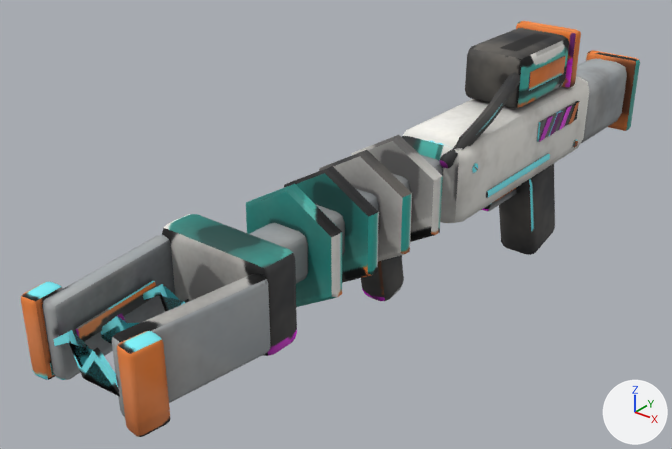
An edit to the FBX model art/gear/disruptor/disruptor.fbx, drawn before and after from the same camera.
Camera for both pictures: a 50 mm lens placed at (0.017, -0.0269, 0.0195), pointed at (-0.0025, -0.0026, 0.0044). The axes (+X, +Y, +Z) are drawn at lower right. The lights are the same throughout. The picture after the commit comes second. Where no turn or scale is listed for an object, it has been applied to the vertices.

The older version as bpy lines, for what is in view:
```python
me_glow = bpy.data.meshes.new('Glow')
me_glow.from_pydata(...)  # 260 vertices, 490 faces; spans x -0.0016..0.0016, y -0.0157..0.0064, z 0.0052..0.0069
me_glow.materials.append(mat_disruptor)  # picture img_disruptor_color_png
me_handle = bpy.data.meshes.new('Handle')
me_handle.from_pydata(...)  # 1040 vertices, 1760 faces; spans x -0.0023..0.0023, y -0.0159..0.0159, z 0.0..0.0094
me_handle.materials.append(mat_disruptor)  # picture img_disruptor_color_png
# before: 141 (0.0017, -0.0057, 0.0073) at pixel (378, 211), 143 (-0.0017, -0.0057, 0.0073), 144 (-0.0017, -0.0057, 0.0053), 145 (0.0, -0.0057, 0.0043), 159 (0.0017, -0.0062, 0.0073) at pixel (368, 216)
# before: 161 (-0.0017, -0.0062, 0.0073) at pixel (284, 188), 162 (-0.0017, -0.0062, 0.0053), 163 (0.0, -0.0062, 0.0043)
me_mag = bpy.data.meshes.new('Mag')
me_mag.from_pydata(...)  # 168 vertices, 298 faces; spans x -0.0014..0.0014, y 0.00381..0.00861, z 0.00773..0.01013
me_mag.materials.append(mat_disruptor)  # picture img_disruptor_color_png
ob_glow = bpy.data.objects.new('Glow', me_glow)
ob_glow.location = (0.0, 0.0, 0.0)
ob_handle = bpy.data.objects.new('Handle', me_handle)
ob_handle.location = (0.0, 0.0, 0.0)
ob_mag = bpy.data.objects.new('Mag', me_mag)
ob_mag.location = (0.0, 0.0, 0.0)
```
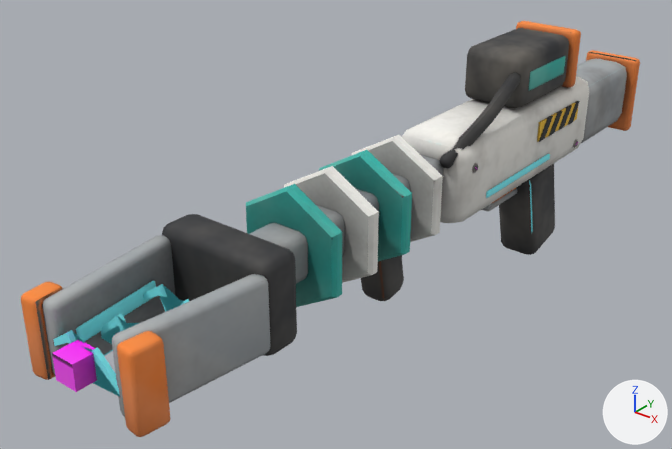
The newer file is also turned or shifted as a whole; pictures and numbers use the older file's frame.

Pixel boxes (x1, y1, x2, y2) of what changed, in the pictures (672 x 449 px; the box of a moved part takes in the faces that stretch with it):
'Muzzle', added (pink): after (52, 340, 97, 392)
part 1 of me_mag, surface changed: (465, 21, 579, 108) in both
part 2 of me_handle, moved or reshaped: (309, 197, 368, 258) in both
part 3 of me_handle, surface changed: (22, 50, 640, 437) in both
part 4 of me_glow, surface changed: (54, 190, 491, 397) in both

What the commit changed:
me_glow has 260 vertices, 490 faces and spans x -0.0016..0.0016, y -0.0157..0.0064, z 0.0052..0.0069.
me_glow is used by ob_glow; location (0.0, 0.0, 0.0).
me_glow part 4: texture (UV) coordinates of 490 of 490 faces, centred in x -0.0016..0.0016, y -0.0157..0.0064, z 0.0052..0.0068, changed; they spanned u 0.0..0.98, v 0.0..1.0 and now span u 0.0..0.99, v 0.0..0.99.
me_handle has 1040 vertices, 1760 faces and spans x -0.0023..0.0023, y -0.0159..0.0159, z 0.0..0.0094.
me_handle is used by ob_handle; location (0.0, 0.0, 0.0).
Verts and faces of me_handle; kept vertices keep their numbers, new ones are numbered from 1040.
Part 2, on me_handle:
Faces deleted: (141, 145, 143), (143, 145, 144), (159, 161, 162), (159, 162, 163).
New faces: (159, 161, 163), (141, 145, 144), (141, 144, 143), (161, 162, 163).
me_handle part 3: 1192 kept faces spanning x -0.0023..0.0023, y -0.0159..0.0159, z 0.0025..0.0094 get new texture (UV) coordinates.
me_mag has 168 vertices, 298 faces and spans x -0.0014..0.0014, y 0.00381..0.00861, z 0.00773..0.01013.
me_mag is used by ob_mag; location (0.0, 0.0, 0.0).
me_mag part 1: texture (UV) coordinates of 298 of 298 faces, centred in x -0.0014..0.0014, y 0.00381..0.00861, z 0.00773..0.01013, changed; they spanned u 0.13..0.95, v 0.0..0.97 and now span u 0.13..0.97, v 0.0..0.93.
Mesh me_muzzle is new.
It is a box spanning x -0.0004..0.0004, y -0.0161..-0.0153, z 0.005928..0.006728.
It uses material mat_disruptor (picture img_disruptor_color_png).
Object 'Muzzle' (ob_muzzle) is new; it shows me_muzzle.
Its location is (0.0, -0.00019, 0.0).
